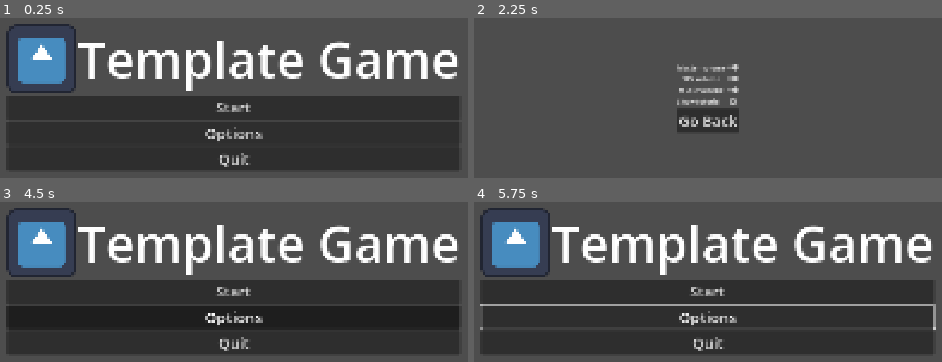
Above: before the commit, frames 1-4 (two rows, left to right).
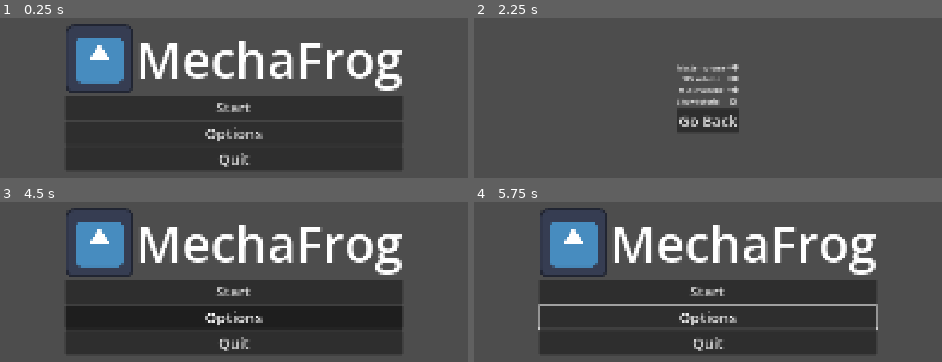
Above: after the commit, the same moments.

Repository: chirp-games/godot-wild-jam-98
Game: Godot game, scene res://menu/menu.tscn
Two runs of this game, one before a commit and one after it. Both use one fixed random seed, a clock stepped at 60 frames per second and the inputs below. The project has no main scene, so this scene is started directly. The engine's default icon, where the game draws it, is replaced by a stand-in: a white triangle on a blue panel in a dark square.
Inputs (mouse positions are in pixels of both pictures, inside the frame that each line leads up to):
- Up to frame 1 (0.25 s): no input
- Up to frame 2 (2.25 s): click "Start" at 0.5 s; click "Start" at 1.25 s; click "Options" at 2 s
- Up to frame 3 (4.5 s): click "Go Back" at 2.75 s; tap Enter (ui_accept) at 3.5, 3.77, 4.25 s; move the mouse to (411, 259) at 3.52 s; hold Right (ui_right) 3.53-4.25 s; tap B (enter_build_mode) at 3.6 s; click (411, 259) at 3.67 s; drag from (74, 304) to (outside the picture) at 4.27 s
- Up to frame 4 (5.75 s): move the mouse to (outside the picture) at 5.02 s; hold Left (ui_left) from 5.03 s (still down); hold Right mouse button (right_click) from 5.03 s (still down)

The runs differ from the first frame. In frame 1, 27% of the frame differs, in the area x 1-99%, y 3-95%; in frame 2, nothing differs; in frame 3, 27%; in frame 4, 27%.

Commit message:
rename the game

Diff:
--- a/project.godot
+++ b/project.godot
@@ -1,11 +1,3 @@
-; Engine configuration file.
-; It's best edited using the editor UI and not directly,
-; since the parameters that go here are not all obvious.
-;
-; Format:
-;   [section] ; section goes between []
-;   param=value ; assign values to parameters
-
 config_version=5
 
 [animation]
@@ -14,7 +6,7 @@
 
 [application]
 
-config/name="Template Game"
+config/name="MechaFrog"
 config/features=PackedStringArray("4.7", "GL Compatibility")
 config/icon="res://icon.svg"
 
